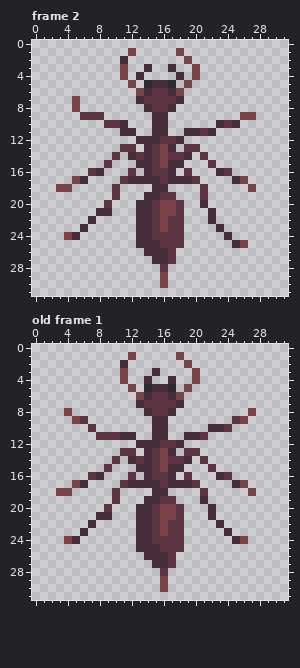
Two versions of one pixel-art file, assets/sprites/Ants/Ant walk cycle.aseprite. This is how it looked before the edit.
32x32 pixels, 2 frames. Shown: frame 2, old frame 1. The commit also changed other frames, which this record leaves out.
The result:
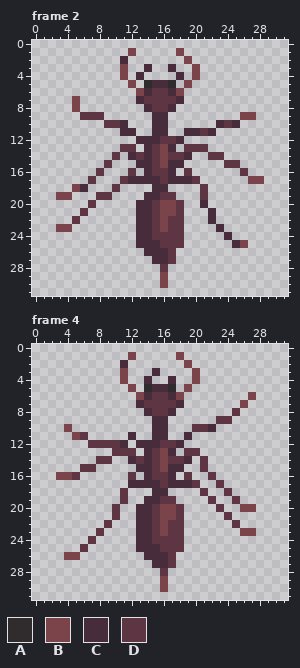
Palette (. is transparent): A #302c2e  B #7a444a  C #472d3c  D #5e3643
A new or re-ordered frame is compared with the old frame closest to it.
Difference:
frames 2 -> 4
--- frame 2
@@ x 0..31 @@
 12 .............CCCDDC.............
-13 ...........DD.CDBC.DD...........
-14 ..........D.CDCDBDDC.D..........
-15 .........D...CCDBCC...D.........
-16 .......DC...D.CDDC.D...CD.......
-17 .....BC....DCCCCDCCCD....CB.....
-18 ...BB.....D....CC....D.....B....
-19 ..........D...CCDD...D..........
-20 .........D...CCDBBD..C..........
-21 ........CC...CCDBBD...C.........
-22 .......C.....CCDBDD...C.........
-23 ......C......CCDBDD....C........
-24 ....BC.......CCDDDD.....C.......
+13 ...........DD.CDBC.DDD..........
+14 ..........D.CDCDBDDC..DD........
+15 .........D...CCDBCC.....DD......
+16 ........D...D.CDDC.D......D.....
+17 .......D...DCCCCDCCCD......BB...
+18 .....BC...D....CC....D..........
+19 ...BB...DD....CCDD...D..........
+20 .......D.....CCDBBD..C..........
+21 ......D......CCDBBD...C.........
+22 .....D.......CCDBDD...C.........
+23 ...BB........CCDBDD....C........
+24 .............CCDDDD.....C.......
 25 .............CCCDDD......CB.....
--- frame 4 is new; against old frame 1
@@ x 0..31 @@
  5 ............B.ACCA.B............
- 6 .............BCDDCB.............
- 7 .............CDDDDC.............
- 8 ....B.........CDDC.........B....
- 9 .....BD........CC........DB.....
-10 .......D.......CC.....CCD.......
-11 ........DDDCC..CC..CCD..........
-12 .............CCCDDC.............
-13 ...........DD.CDBC.DD...........
-14 ..........D.CDCDBDDC.D..........
-15 .........D...CCDBCC...D.........
-16 .......DC...D.CDDC.D...CD.......
-17 .....BC....DCCCCDCCCD....CB.....
-18 ...BB.....D....CC....D.....B....
-19 ..........D...CCDD...C..........
-20 .........D...CCDBBD...C.........
-21 ........CC...CCDBBD...C.........
-22 .......C.....CCDBDD....C........
-23 ......C......CCDBDD.....C.......
-24 ....BC.......CCDDDD......CB.....
-25 .............CCCDDD.............
-26 ..............CCCD..............
+ 6 .............BCDDCB........B....
+ 7 .............CDDDDC.......B.....
+ 8 ..............CDDC.......D......
+ 9 ...............CC......DD.......
+10 ....B..........CC...DDC.........
+11 .....BD.....C..CC..C............
+12 .......DDDDC.CCCDDC.............
+13 ..........DDD.CDBC.DD...........
+14 ........DD..CDCDBDDC.D..........
+15 ......DD.....CCDBCC..D..........
+16 ...BBD......D.CDDC.D..D.........
+17 ............CCCCDCCCD..D........
+18 ...........D...CC....D..D.......
+19 ...........D..CCDD....D..D......
+20 ..........D..CCDBBD....D..BB....
+21 ..........D..CCDBBD.....D.......
+22 .........D...CCDBDD......D......
+23 ........D....CCDBDD.......BB....
+24 .......D.....CCDDDD.............
+25 ......D......CCCDDD.............
+26 ....BB........CCCD..............
 27 ...............CCD..............
Where, in picture pixels (left, top, right, bottom), the same in both pictures:
changed: (200, 144, 264, 192)
changed: (56, 168, 120, 240)
changed: (192, 392, 256, 440)
changed: (56, 408, 128, 560)
changed: (200, 464, 256, 544)
